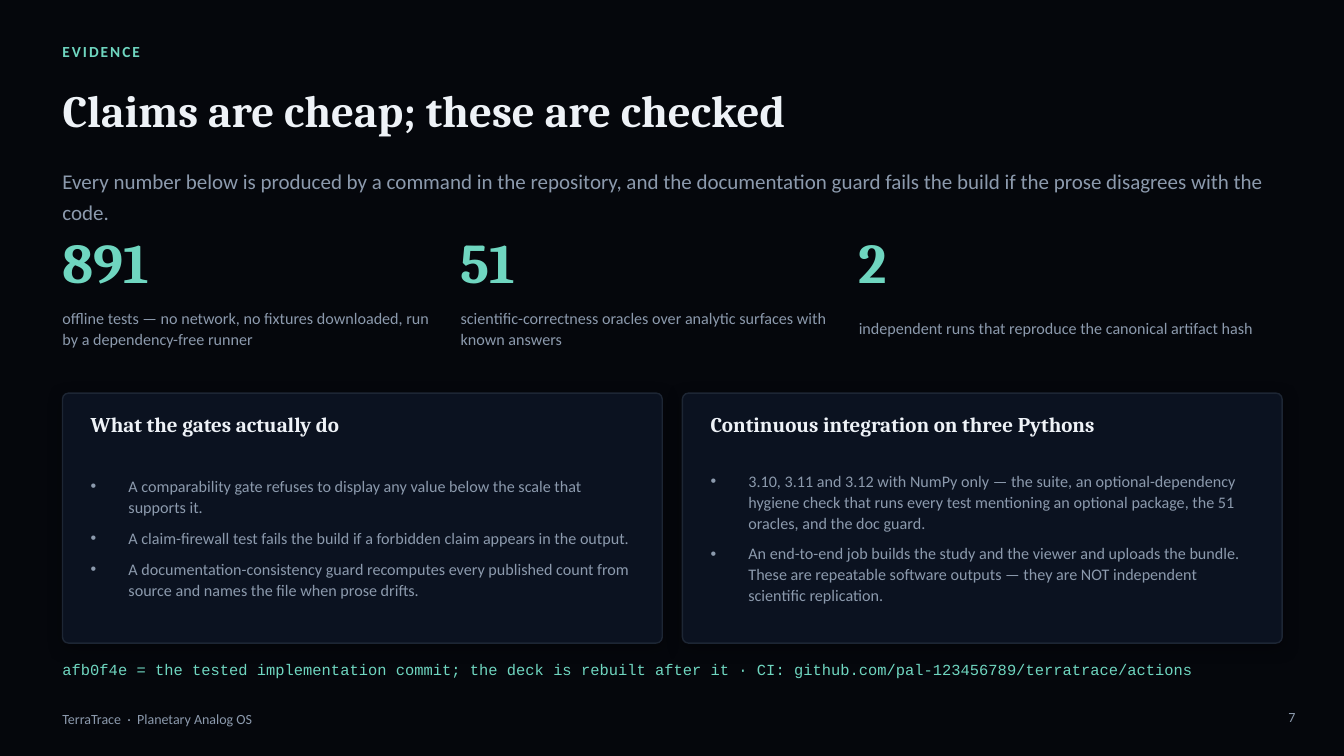
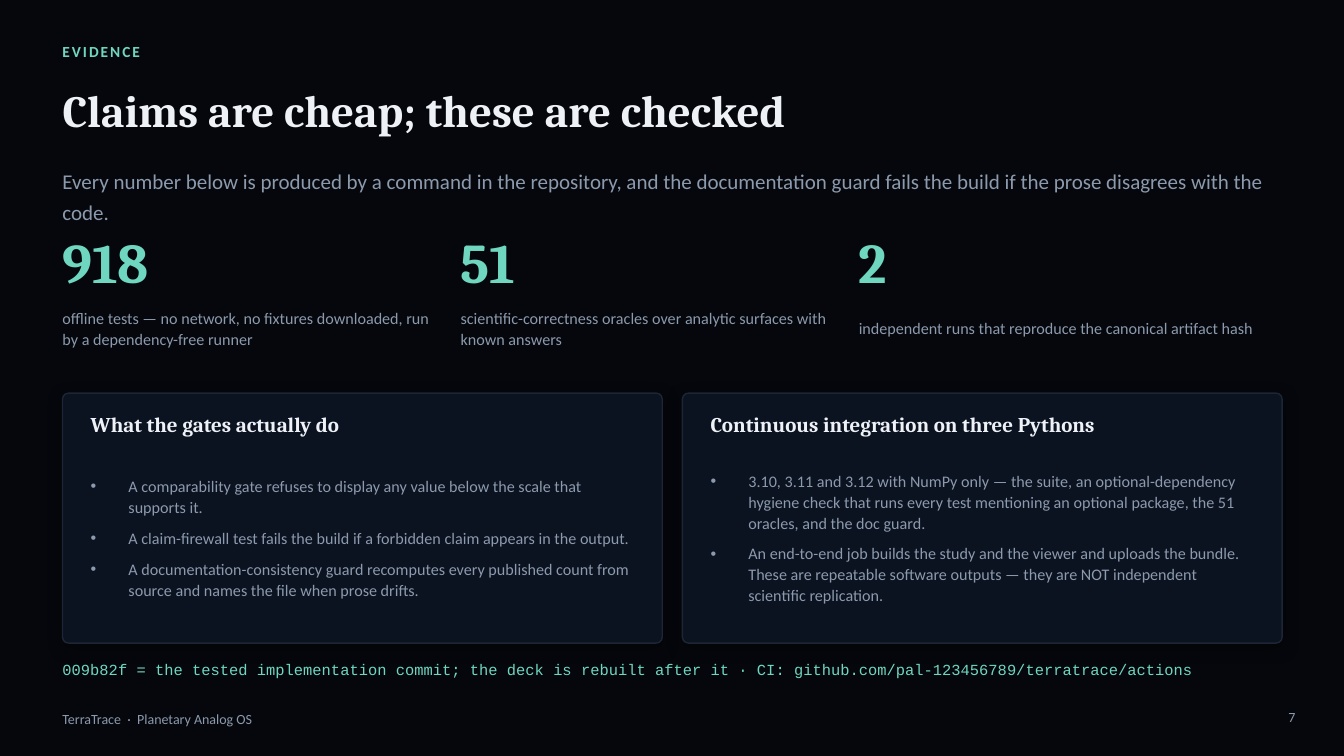
Before and after one commit to pal-123456789/terratrace, a slide deck: slide 7 of TerraTrace-deck.pptx. Drawn at 1344x756 pixels with LibreOffice and Linux fonts; fonts in the diff are those of the drawing. Boxes give left, top, right and bottom in pixels: in the first picture for what was removed or moved away, otherwise in the second. Text is boxed around its words. In the diff, an @@ line names an element or a change of style, - is before the commit and + after.

Commit message:
build(deck): both decks and PDFs rebuilt on 009b82f, both changed slides inspected
The submission deck's lunar slide and the technical deck's open-items slide were rasterised and
read at 95 dpi after the rebuild, not assumed correct because the generator succeeded: the lunar
card gained a longer closing paragraph at 10.5 pt and the open-items bullet now runs to three
lines, and both fit their cards with the caption clear of the text block. A text frame with
valign "top" never shrinks — the last two silent overflows in this project were both found this way.

```diff
--- a/TerraTrace-deck.pptx
+++ b/TerraTrace-deck.pptx
@@ text at box(62, 245, 149, 284): text changed @@
-891
+918
@@ text at box(62, 664, 1192, 678): text changed @@
-afb0f4e = the tested implementation commit; the deck is rebuilt after it · CI: github.com/pal-123456789/terratrace/actions
+009b82f = the tested implementation commit; the deck is rebuilt after it · CI: github.com/pal-123456789/terratrace/actions
```
Also in this commit, not shown: 1 other slide changed, 3 other files.
